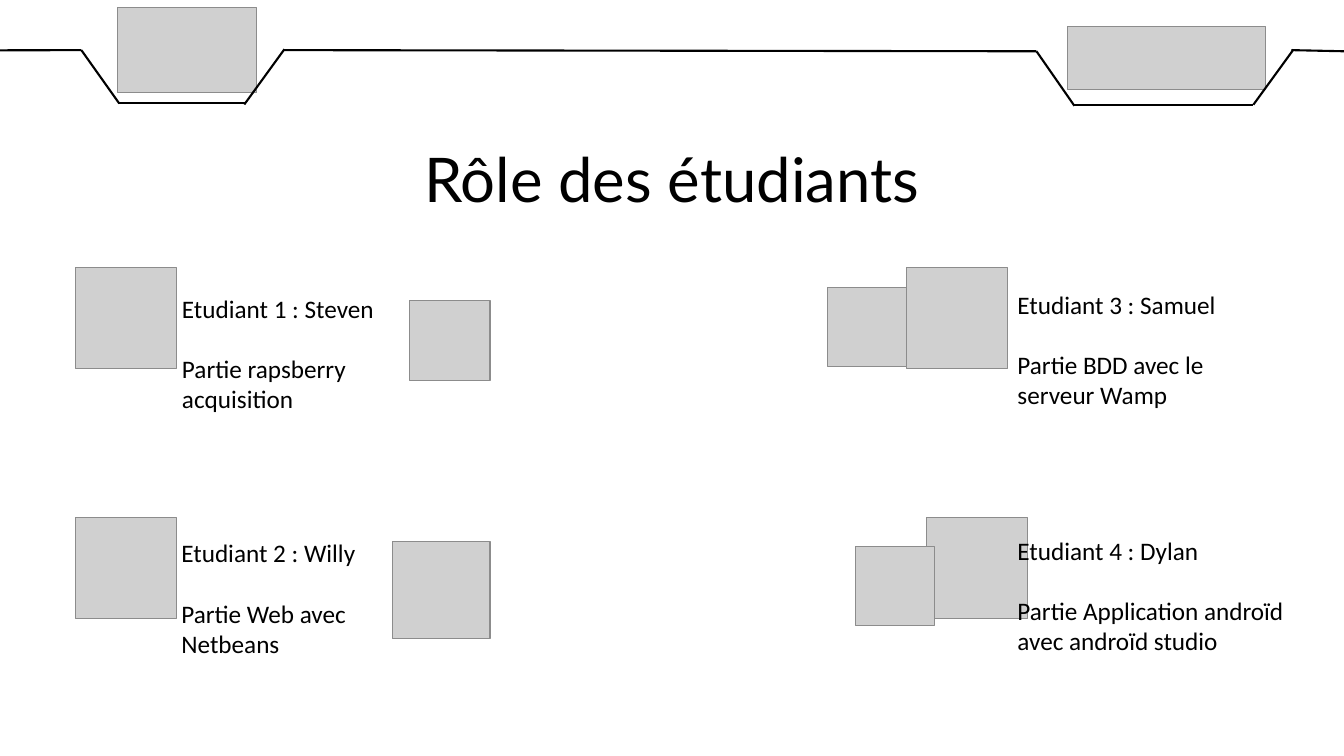
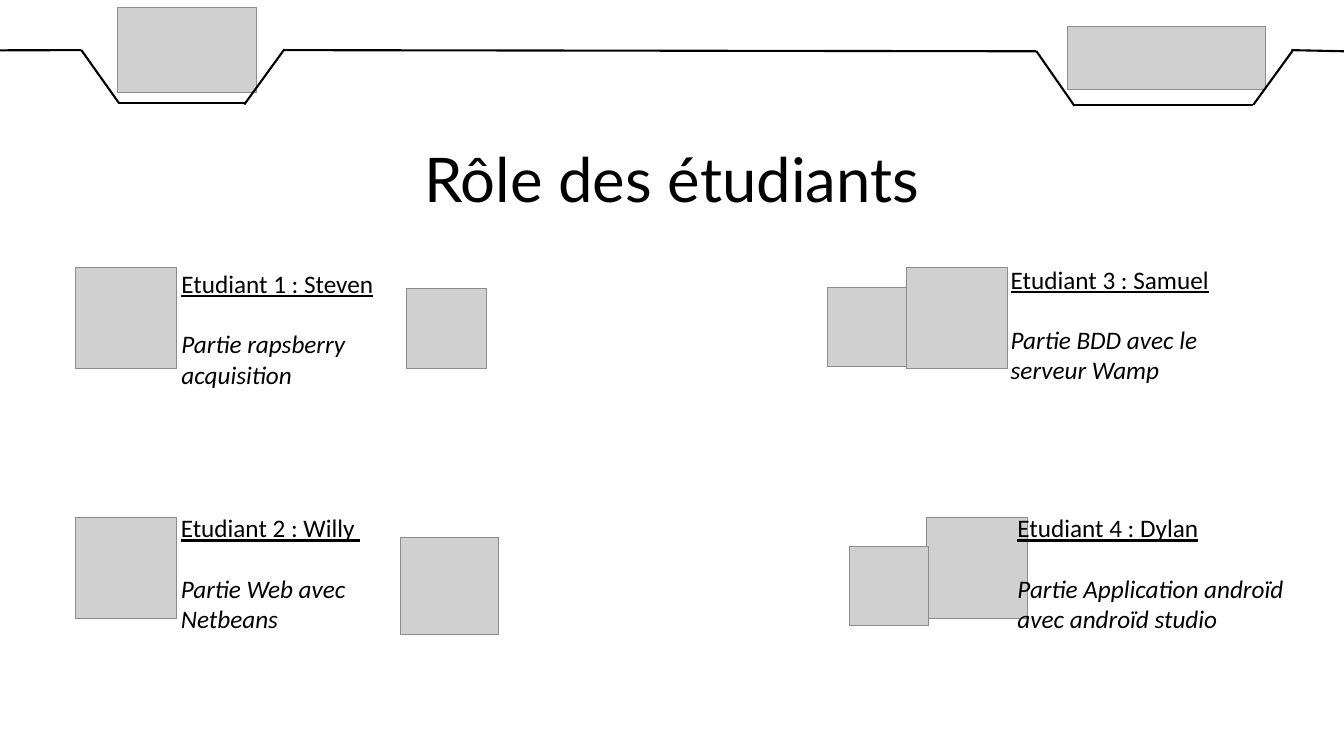
Before and after one commit to DylanChe/SupervisionSerre, a slide deck: slide 3 of oral_projet/revue_2/diaporama_revue_2_samuel.pptx. Drawn at 1344x756 pixels with LibreOffice and Linux fonts; fonts in the diff are those of the drawing; grey boxes stand for pictures. Boxes give left, top, right and bottom in pixels: in the first picture for what was removed or moved away, otherwise in the second. Text is boxed around its words. In the diff, an @@ line names an element or a change of style, - is before the commit and + after.

```diff
--- a/oral_projet/revue_2/diaporama_revue_2_samuel.pptx
+++ b/oral_projet/revue_2/diaporama_revue_2_samuel.pptx
@@ text "Etudiant 1 : Steven": place and size @@
-text "Etudiant 1 : Steven" at (182, 300, 374, 412)
+text "Etudiant 1 : Steven" at (181, 275, 373, 388)
@@ text "Etudiant 1 : Steven" at (181, 275, 373, 388): underline on in "Etudiant 1 : Steven"; italic on in "Partie rapsberry acquisition" @@
@@ text "Etudiant 3 : Samuel": place and size @@
-text "Etudiant 3 : Samuel" at (1017, 296, 1215, 408)
+text "Etudiant 3 : Samuel" at (1011, 271, 1208, 383)
@@ text "Etudiant 3 : Samuel" at (1011, 271, 1208, 383): underline on in "Etudiant 3 : Samuel"; italic on in "Partie BDD avec le serveur Wamp" @@
@@ picture: place and size @@
-picture at (409, 300, 490, 381)
+picture at (406, 288, 487, 369)
@@ text "Etudiant 2 : Willy": place and size @@
-text "Etudiant 2 : Willy" at (181, 544, 355, 654)
+text "Etudiant 2 : Willy" at (181, 519, 354, 628)
@@ text "Etudiant 2 : Willy" at (181, 519, 354, 628): underline on in "Etudiant 2 : Willy"; italic on in "Partie Web avec Netbeans" @@
@@ text "Etudiant 4 : Dylan": place and size @@
-text "Etudiant 4 : Dylan" at (1017, 539, 1283, 651)
+text "Etudiant 4 : Dylan" at (1017, 517, 1283, 629)
@@ text "Etudiant 4 : Dylan" at (1017, 517, 1283, 629): underline on in "Etudiant 4 : Dylan"; italic on in "Partie Application androïd avec androïd studio" @@
@@ picture: place and size @@
-picture at (392, 541, 490, 639)
+picture at (401, 537, 499, 635)
@@ picture: place and size @@
-picture at (856, 546, 935, 625)
+picture at (850, 546, 929, 625)
```
Also in this commit, not shown: 3 other slides changed, 1 slide added, 1 slide removed.
